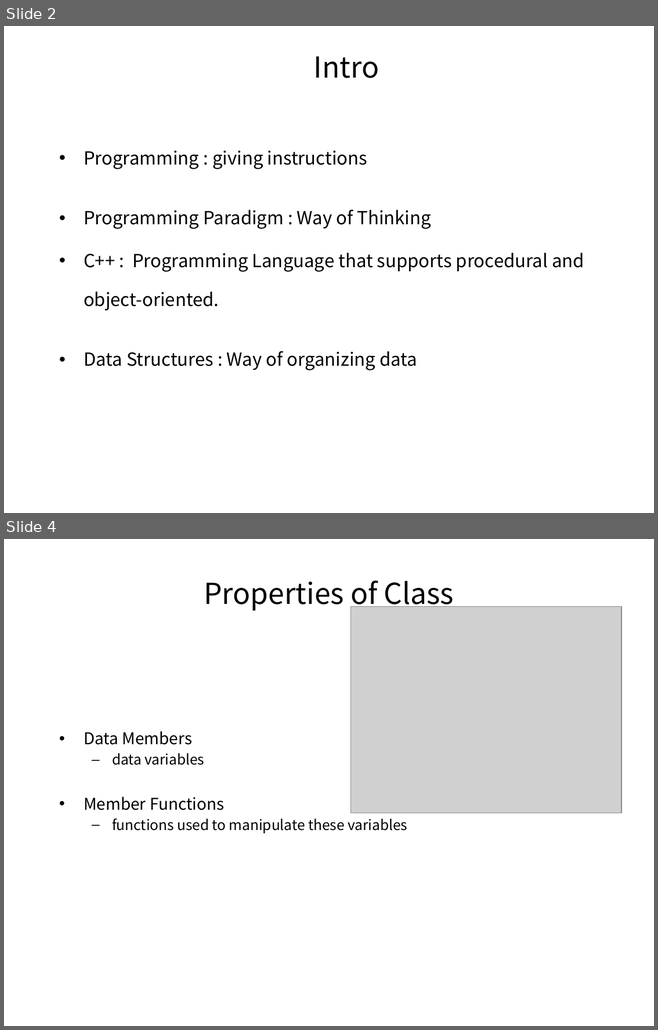
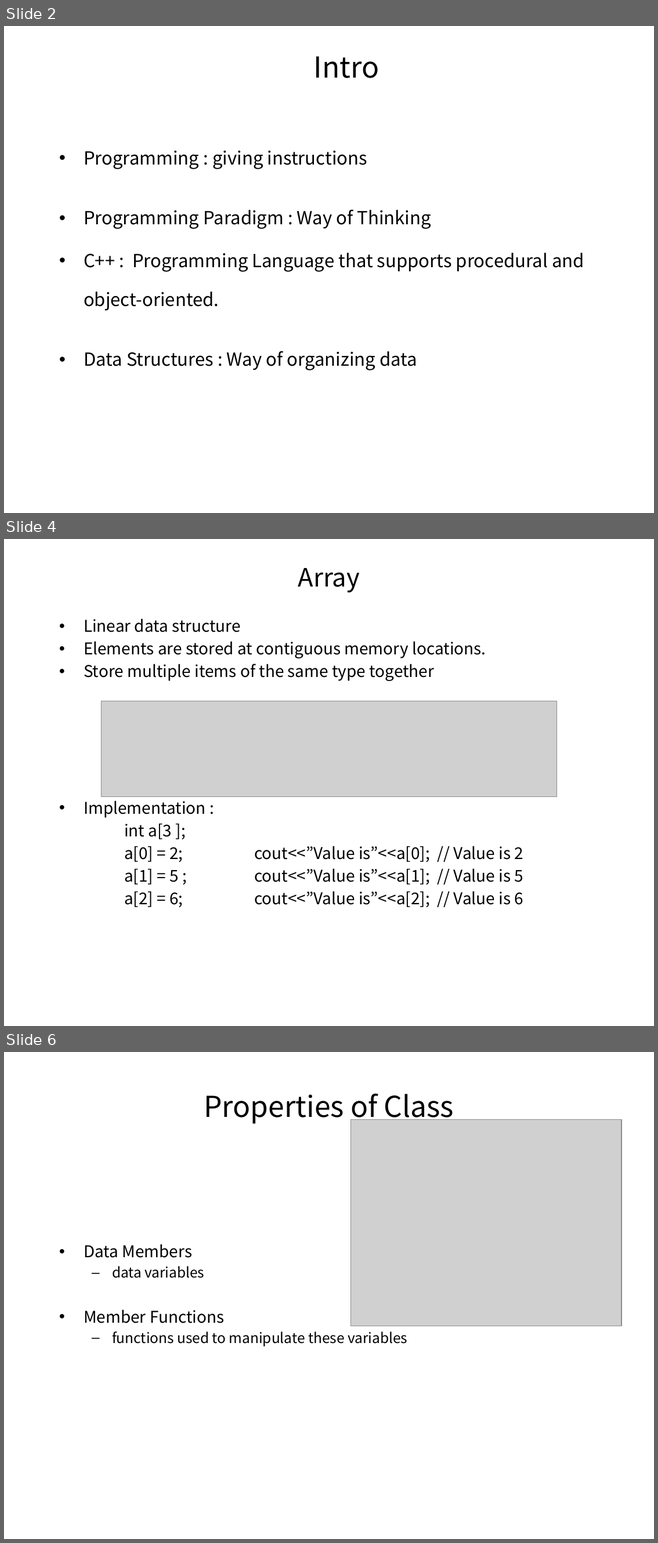
Before and after one commit to pankajfri/Training-Materials, a slide deck: Objected Oriented Programming Concepts Using C++ & Data Structures/Session-2.pptx. Shown one above the other, each under a label of ours: slides 2 and 4 before the commit, slides 2, 4 and 6 after it; the slides between them are not shown. The pictures are 658x1030 and 658x1543 pixels, drawn with LibreOffice and Linux fonts; fonts in the diff are those of the drawing; grey boxes stand for pictures. Boxes give left, top, right and bottom in pixels: in the first picture for what was removed or moved away, otherwise in the second. Text is boxed around its words. In the diff, an @@ line names an element or a change of style, - is before the commit and + after.

```diff
--- a/Objected Oriented Programming Concepts Using C++ & Data Structures/Session-2.pptx
+++ b/Objected Oriented Programming Concepts Using C++ & Data Structures/Session-2.pptx
@@ slide 4 added at (4,539,654,1026), background #FFFFFF @@
@@ title added at (298,568,360,593), 28 pt, text #000000 @@
+Array
@@ text added at (83,618,524,907), 18 pt, text #000000 @@
+• Linear data structure
+• Elements are stored at contiguous memory locations.
+• Store multiple items of the same type together
+• Implementation :
+int a[3 ];
+a[0] = 2; cout<<”Value is”<<a[0]; // Value is 2
+a[1] = 5 ; cout<<”Value is”<<a[1]; // Value is 5
+a[2] = 6; cout<<”Value is”<<a[2]; // Value is 6
@@ picture added at (101,701,556,797) @@
@@ what was slide 4 is now slide 6 @@
```
Also in this commit, not shown: 3 slides changed, 9 other slides added, 6 slides removed, 26 other files.
